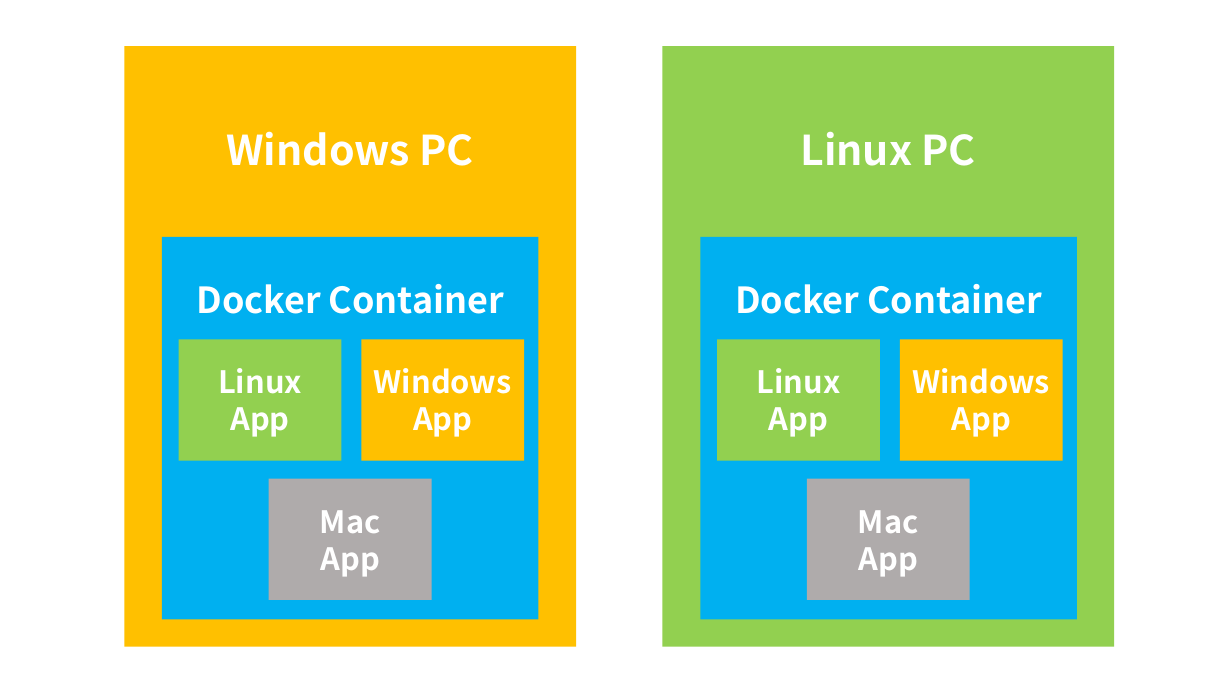
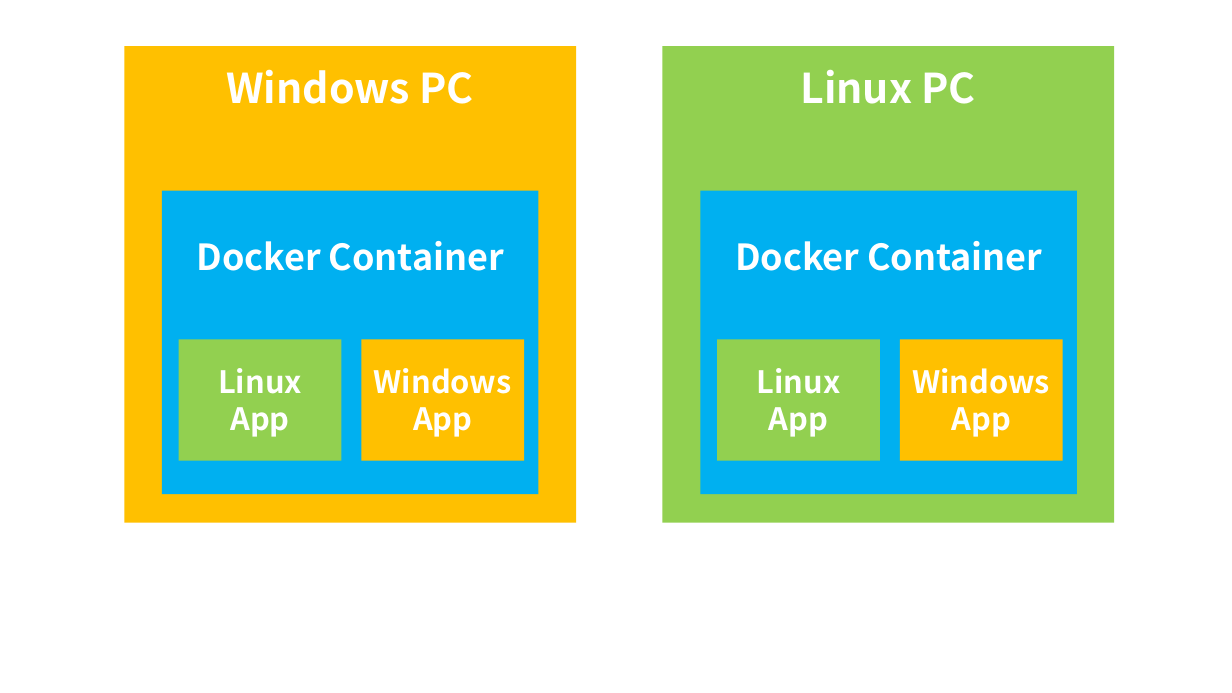
Before and after one commit to RoiDaeyoon/GDS, a slide deck: slide 4 of docker manual/fig 01/fig 01.pptx. Drawn at 1232x693 pixels with LibreOffice and Linux fonts; fonts in the diff are those of the drawing. Boxes give left, top, right and bottom in pixels: in the first picture for what was removed or moved away, otherwise in the second. Text is boxed around its words. In the diff, an @@ line names an element or a change of style, - is before the commit and + after.

```diff
--- a/docker manual/fig 01/fig 01.pptx
+++ b/docker manual/fig 01/fig 01.pptx
@@ rectangle "Windows PC": place and size @@
-rectangle "Windows PC" at [125,46,577,647]
+rectangle "Windows PC" at [125,46,577,523]
@@ rectangle "Linux PC": place and size @@
-rectangle "Linux PC" at [663,46,1115,647]
+rectangle "Linux PC" at [663,46,1115,523]
@@ rectangle "Docker Container": place and size @@
-rectangle "Docker Container" at [162,237,539,619]
+rectangle "Docker Container" at [162,190,539,494]
@@ rectangle "Docker Container": place and size @@
-rectangle "Docker Container" at [701,237,1078,619]
+rectangle "Docker Container" at [701,190,1078,494]
@@ rectangle removed at [269,479,432,600] @@
-Mac
-App
@@ rectangle removed at [807,479,970,600] @@
-Mac
-App
```
Also in this commit, not shown: 2 other files.
